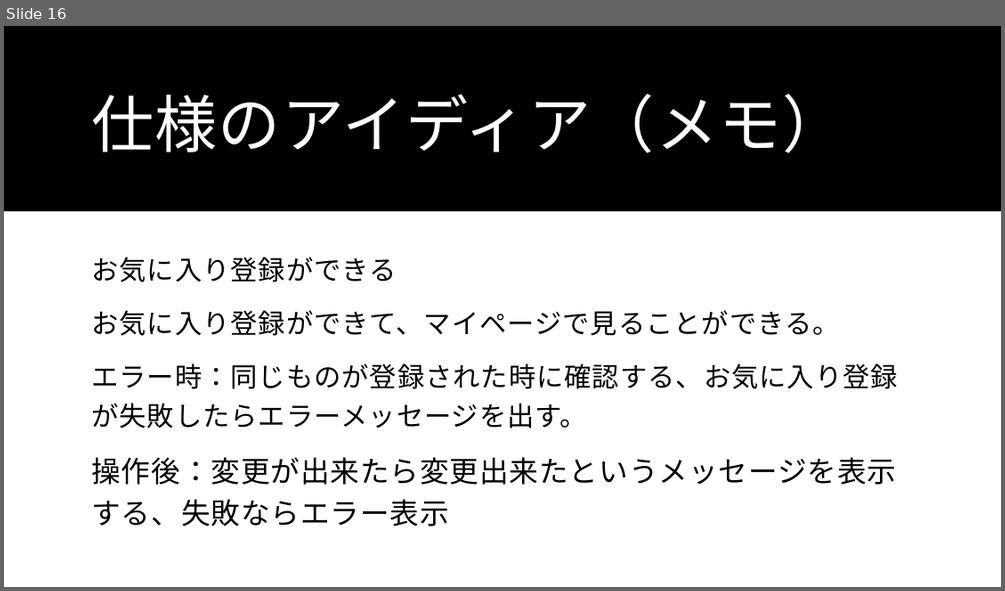
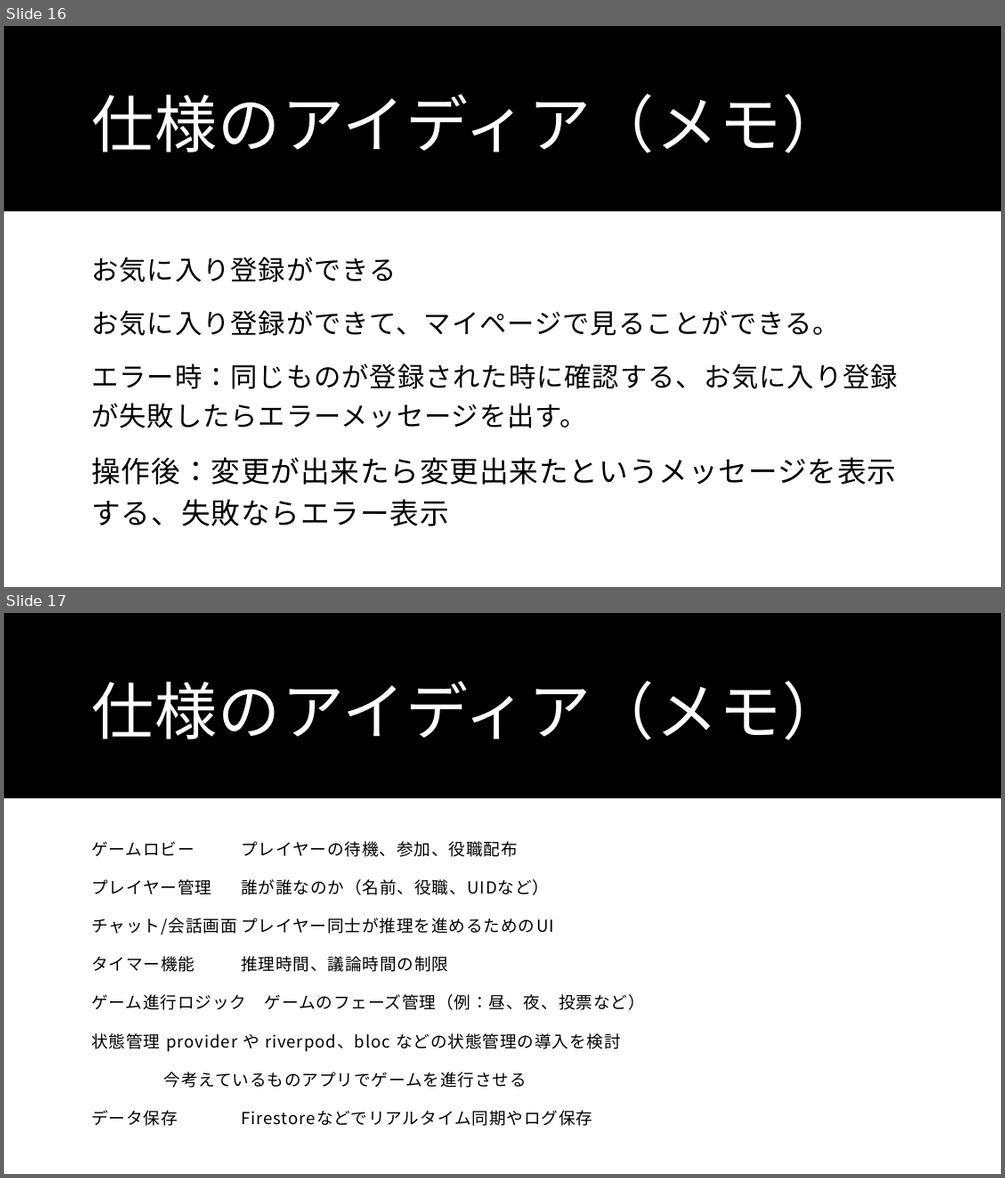
Before and after one commit to Wtnbtkm/flutter_application_1, a slide deck: Flutterの制作仕様書・アイディア（メモ）.pptx. Shown one above the other, each under a label of ours: slide 16 before the commit, slides 16 and 17 after it. The pictures are 1005x591 and 1005x1178 pixels, drawn with LibreOffice and Linux fonts; fonts in the diff are those of the drawing. Boxes give left, top, right and bottom in pixels: in the first picture for what was removed or moved away, otherwise in the second. Text is boxed around its words. In the diff, an @@ line names an element or a change of style, - is before the commit and + after.

Commit message:
新たに考えている仕様メモを追加（18P）と今考えているアプリの要件を簡単にまとめて追加（19~21P)保存し忘れてで反映できていなかったのでもう一回コミット

```diff
--- a/Flutterの制作仕様書・アイディア（メモ）.pptx
+++ b/Flutterの制作仕様書・アイディア（メモ）.pptx
@@ slide 17 added at box(4, 613, 1001, 1174), background #FFFFFF; not listed: 1 template element that a slide beside it also shows @@
@@ title added at box(91, 681, 844, 740), 60 pt, text #FFFFFF @@
+仕様のアイディア（メモ）
@@ text added at box(91, 841, 645, 1126), 16 pt, text #000000 @@
+ゲームロビー プレイヤーの待機、参加、役職配布
+プレイヤー管理 誰が誰なのか（名前、役職、UIDなど）
+チャット/会話画面 プレイヤー同士が推理を進めるためのUI
+タイマー機能 推理時間、議論時間の制限
+ゲーム進行ロジック ゲームのフェーズ管理（例：昼、夜、投票など）
+状態管理 provider や riverpod、bloc などの状態管理の導入を検討
+今考えているものアプリでゲームを進行させる
+データ保存 Firestoreなどでリアルタイム同期やログ保存
```
Also in this commit, not shown: 4 other slides added.
